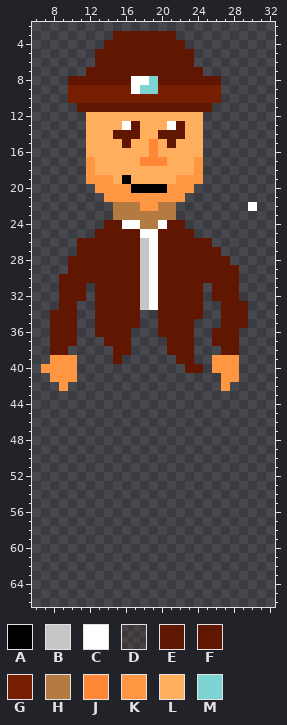
Sprite sheet, stored at Arkansas Smith.png. Above, as it was before the edit.
The file is 40x80 pixels. Pixels under 10% opacity are left out. Shown: x 6..32, y 2..66.
Palette (. is transparent): A #000000  B #c6c6c6  C #ffffff  D #6016001e  E #601600f7  F #601600  G #771d00  H #b57a42  J #ff8635  K #ff9742  L #ffae5e  M #7ed3d3
Pixels before, first column x 7:
 3 ........FFFFFFF.........
 4 .......FFFFFFFFF........
 5 ......FFFFFFFFFFF.......
 6 ......FFFFFFFFFFF.......
 7 .....FFFFFFFFFFFFF......
 8 ...FFFFFFFCCMFFFFFFF....
 9 ...GGGGGGGCMMGGGGGGG....
10 ...GGGGGGGGGGGGGGGGG....
11 ....EFFFFFFFFFFFFFF.....
12 .....LLLLLLLLLLLLL......
13 .....LLLLCFLLLCFLL......
14 .....LLLFFFLLFFFLL......
15 .....LLLLFLLJLFLLL......
16 .....LLLLLLLJLLLLL......
17 .....KLLLLLJJJLLLK......
18 .....KLLLLLLLLLLLK......
19 .....KKKLALLLLLKKK......
20 ......KKKKAAAAKKK.......
21 .......KKKKKKKKK........
22 ........HHHKKHH........C
23 ........HHHHHHH.........
24 .......FFCCHHCFF........
25 ......FFFFFCCFFFF.......
26 ....FFFFFFFBCFFFFFF.....
27 ....FFFFFFFBCFFFFFFF....
28 ...FFFFFFFFBCFFFFFFFF...
29 ...FFFFFFFFBCFFFFFFFFF..
30 ..FFFFFFFFFBCFFFFFFFFF..
31 ..FFF.FFFFFBCFFFFF.FFF..
32 ..FFF.FFFFFBCFFFFF.FFFD.
33 ..FF..FFFFFBCFFFFF..FFF.
34 .FFF..FFFFF..FFFFF..FFF.
35 .FFF..FFFFF..FFFF...FFF.
36 .FFF..FFFF...FFFF..FFF..
37 .FFF...FFF....FFF..FFF..
38 .FF.....FF....FFF...FF..
39 .KKK....F......FF..KKK..
40 KKKK............FF.KKK..
41 .KKK................KK..
42 ..K.................K...
After:
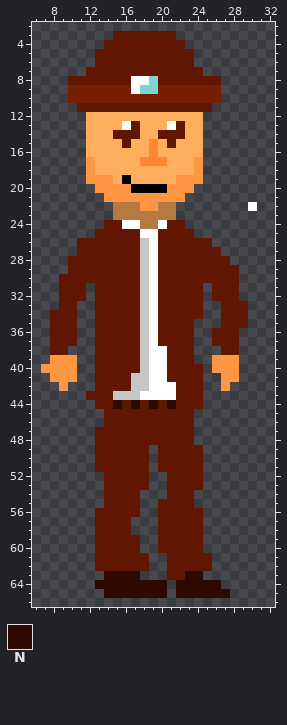
Colours new in this view: N #2d0900
The exact change:
{"y":34,"x":18,"old":"..","new":"BC"}
{"y":35,"x":18,"old":"..","new":"BC"}
{"y":36,"x":17,"old":"...","new":"FBC"}
{"y":37,"x":13,"old":".","new":"F"}
{"y":37,"x":17,"old":"....","new":"FBCF"}
{"y":38,"x":13,"old":"..","new":"FF"}
{"y":38,"x":17,"old":"....","new":"FBCC"}
{"y":39,"x":13,"old":"..","new":"FF"}
{"y":39,"x":16,"old":"......","new":"FFBCCF"}
{"y":40,"x":13,"old":"..........","new":"FFFFFBCCFF"}
{"y":41,"x":13,"old":"............","new":"FFFFBBCCFFFF"}
{"y":42,"x":13,"old":"............","new":"FFFFBBCCCFFF"}
{"y":43,"x":12,"old":".............","new":"FFFBBBCCCCFFF"}
{"y":44,"x":13,"old":"............","new":"FFNFNFNFNFFF"}
{"y":45,"x":14,"old":"..........","new":"FFFFFFFFFF"}
{"y":46,"x":14,"old":"..........","new":"FFFFFFFFFF"}
{"y":47,"x":13,"old":"...........","new":"FFFFFFFFFFF"}
{"y":48,"x":13,"old":"...........","new":"FFFFFFFFFFF"}
{"y":49,"x":13,"old":"......","new":"FFFFFF"}
{"y":49,"x":20,"old":".....","new":"FFFFF"}
{"y":50,"x":13,"old":"......","new":"FFFFFF"}
{"y":50,"x":20,"old":".....","new":"FFFFF"}
{"y":51,"x":13,"old":"......","new":"FFFFFF"}
{"y":51,"x":20,"old":".....","new":"FFFFF"}
{"y":52,"x":14,"old":".....","new":"FFFFF"}
{"y":52,"x":21,"old":"....","new":"FFFF"}
{"y":53,"x":14,"old":".....","new":"FFFFF"}
{"y":53,"x":21,"old":"....","new":"FFFF"}
{"y":54,"x":14,"old":"....","new":"FFFF"}
{"y":54,"x":21,"old":"...","new":"FFF"}
{"y":55,"x":14,"old":"....","new":"FFFF"}
{"y":55,"x":20,"old":"....","new":"FFFF"}
{"y":56,"x":13,"old":".....","new":"FFFFF"}
{"y":56,"x":20,"old":".....","new":"FFFFF"}
{"y":57,"x":13,"old":"....","new":"FFFF"}
{"y":57,"x":20,"old":".....","new":"FFFFF"}
{"y":58,"x":13,"old":"....","new":"FFFF"}
{"y":58,"x":20,"old":".....","new":"FFFFF"}
{"y":59,"x":13,"old":".....","new":"FFFFF"}
{"y":59,"x":20,"old":".....","new":"FFFFF"}
{"y":60,"x":13,"old":".....","new":"FFFFF"}
{"y":60,"x":20,"old":".....","new":"FFFFF"}
{"y":61,"x":13,"old":"......","new":"FFFFFF"}
{"y":61,"x":21,"old":".....","new":"FFFFF"}
{"y":62,"x":13,"old":"......","new":"FFFFFF"}
{"y":62,"x":21,"old":".....","new":"FFFFF"}
{"y":63,"x":14,"old":"....","new":"NNNN"}
{"y":63,"x":21,"old":"....","new":"FFNN"}
{"y":64,"x":13,"old":"........","new":"NNNNNNNN"}
{"y":64,"x":22,"old":".....","new":"NNNNN"}
{"y":65,"x":14,"old":".......","new":"NNNNNNN"}
{"y":65,"x":22,"old":"......","new":"NNNNNN"}
{"label":"added","picture_box":[86,310,230,598]}
